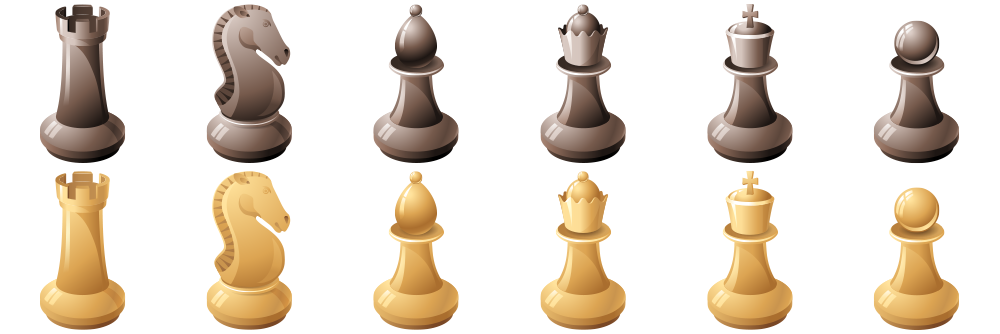
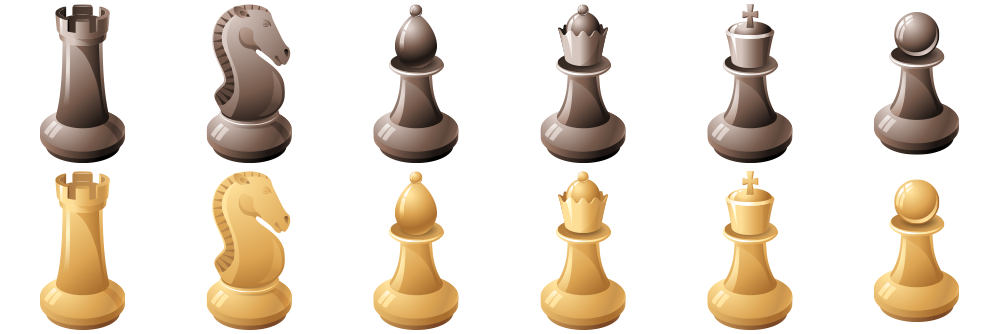
The second 1000 x 334 image is a revision of the first. Changes to its layers:
painted on "Vector Smart Object" over 40, 5, 959, 330
